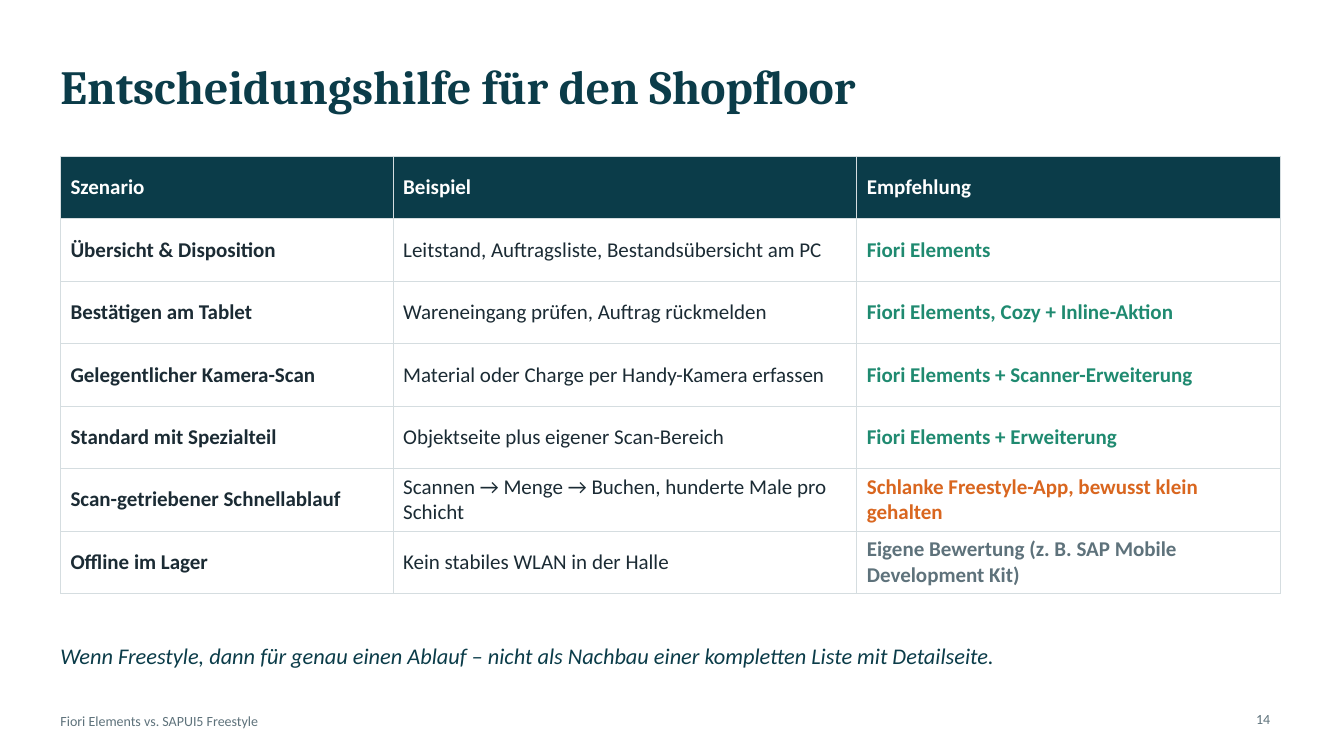
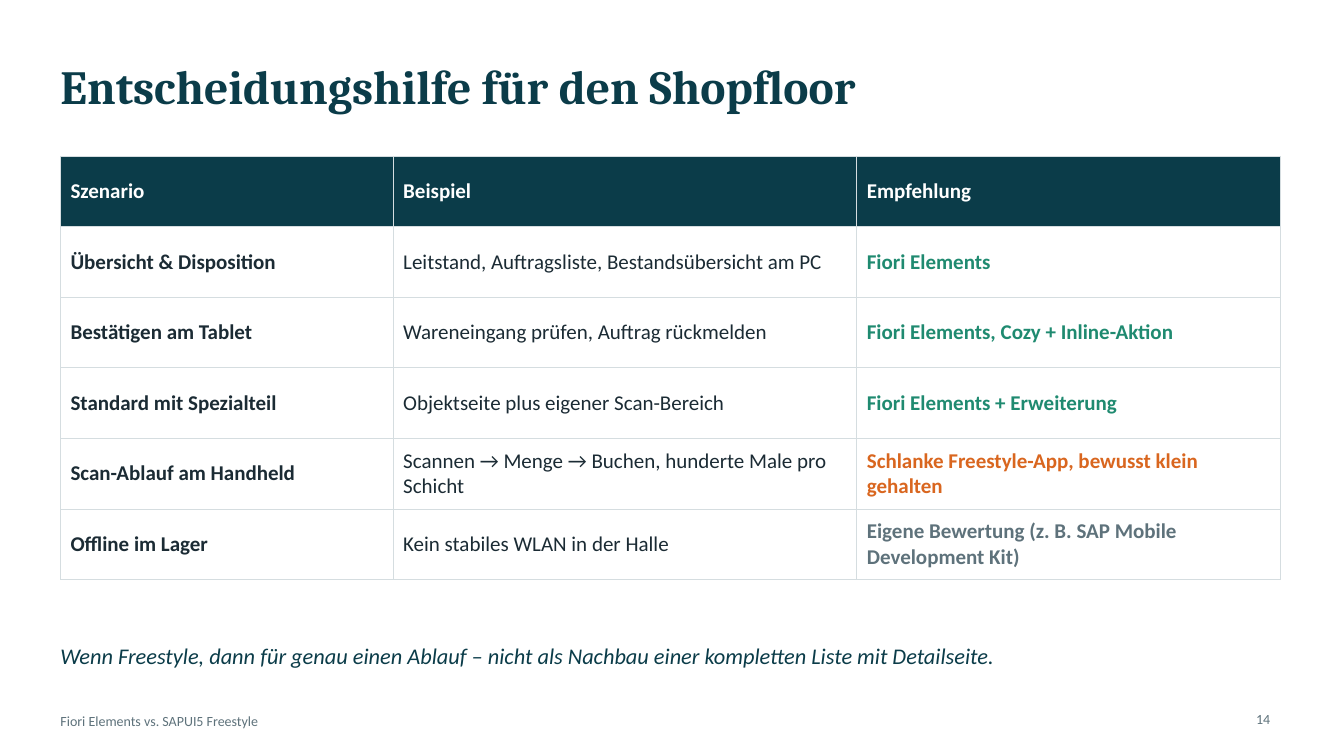
Before and after one commit to Fabs943/SAPUI5-DEMO, a slide deck: slide 14 of praesentation/Fiori_vs_Freestyle.pptx. Drawn at 1344x756 pixels with LibreOffice and Linux fonts; fonts in the diff are those of the drawing. Boxes give left, top, right and bottom in pixels: in the first picture for what was removed or moved away, otherwise in the second. Text is boxed around its words. In the diff, an @@ line names an element or a change of style, - is before the commit and + after.

```diff
--- a/praesentation/Fiori_vs_Freestyle.pptx
+++ b/praesentation/Fiori_vs_Freestyle.pptx
@@ table at <box>60,156,1280,572</box> @@
-row 4: Gelegentlicher Kamera-Scan | Material oder Charge per Handy-Kamera erfassen | Fiori Elements + Scanner-Erweiterung
-row 5, column 1: Scan-getriebener Schnellablauf
+row 5, column 1: Scan-Ablauf am Handheld
```
Also in this commit, not shown: 6 other slides changed, 3 slides added.
